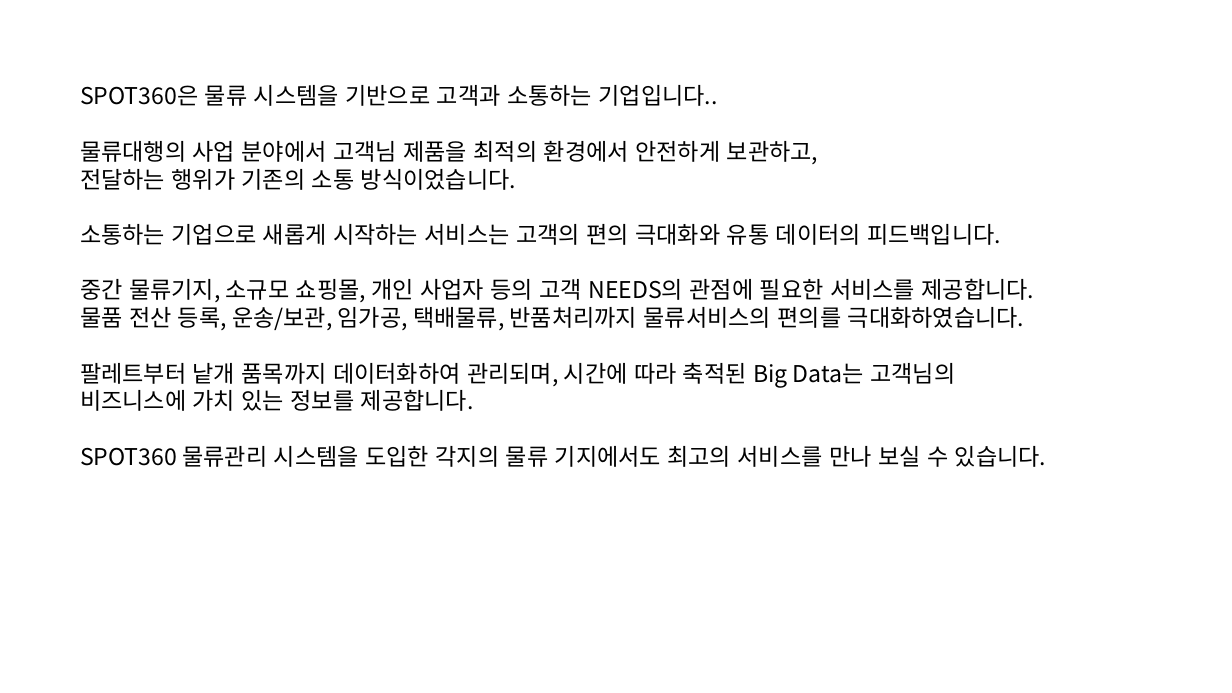
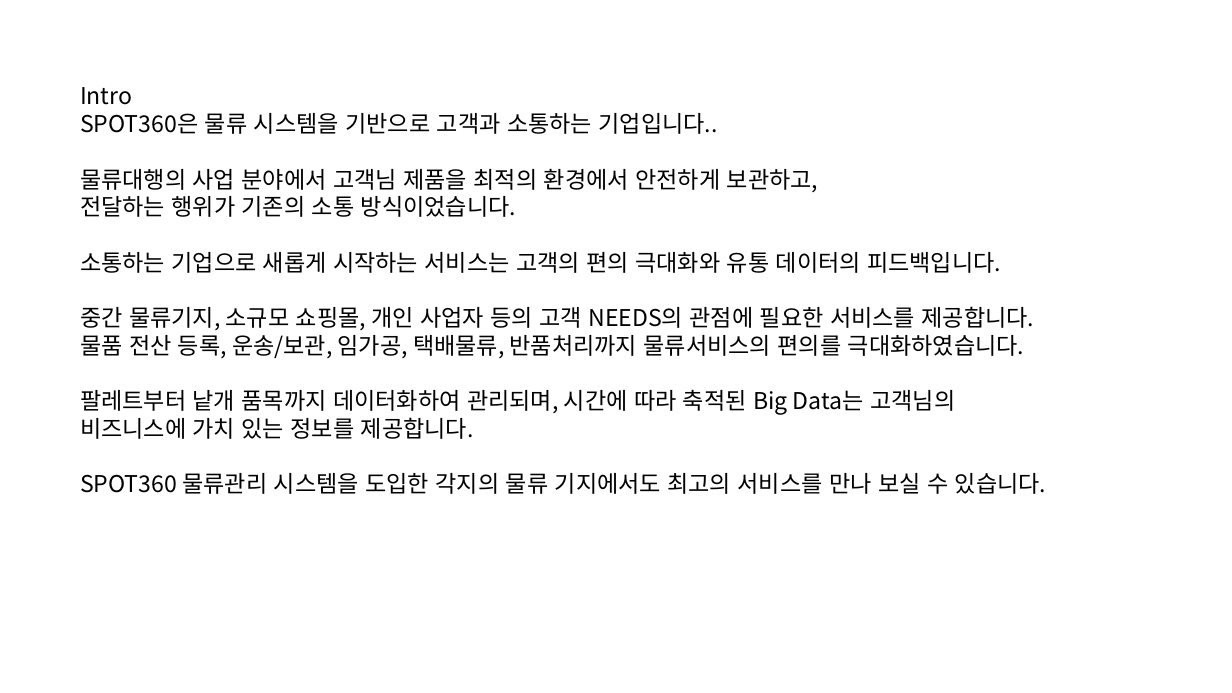
Before and after one commit to Spot360/woochang_erp, a slide deck: slide 2 of _doc/spot360_biz.pptx. Drawn at 1232x693 pixels with LibreOffice and Linux fonts; fonts in the diff are those of the drawing. Boxes give left, top, right and bottom in pixels: in the first picture for what was removed or moved away, otherwise in the second. Text is boxed around its words. In the diff, an @@ line names an element or a change of style, - is before the commit and + after.

Commit message:
test intro

```diff
--- a/_doc/spot360_biz.pptx
+++ b/_doc/spot360_biz.pptx
@@ text at bbox=[80, 87, 132, 105]: paragraph added @@
+Intro
```
